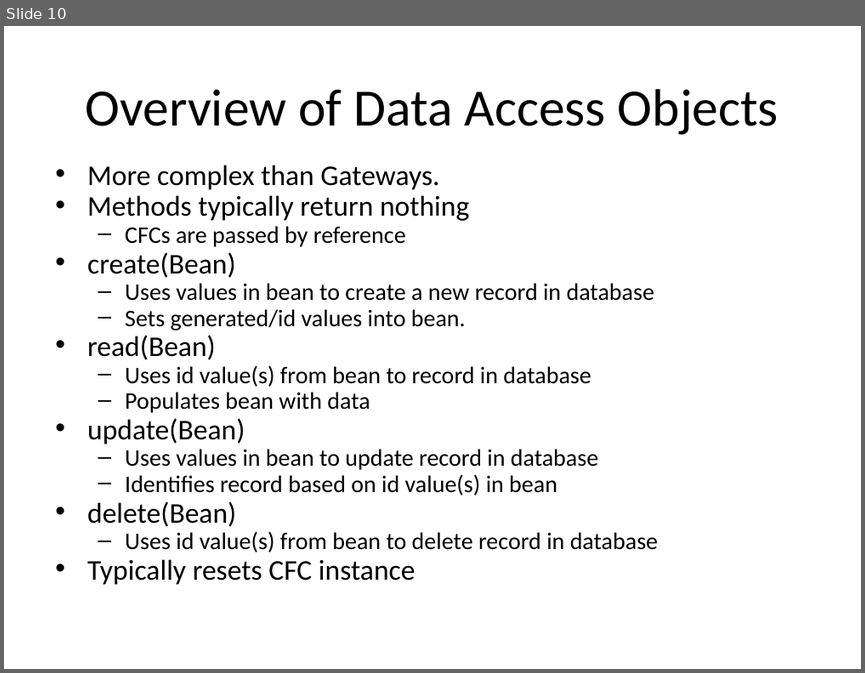
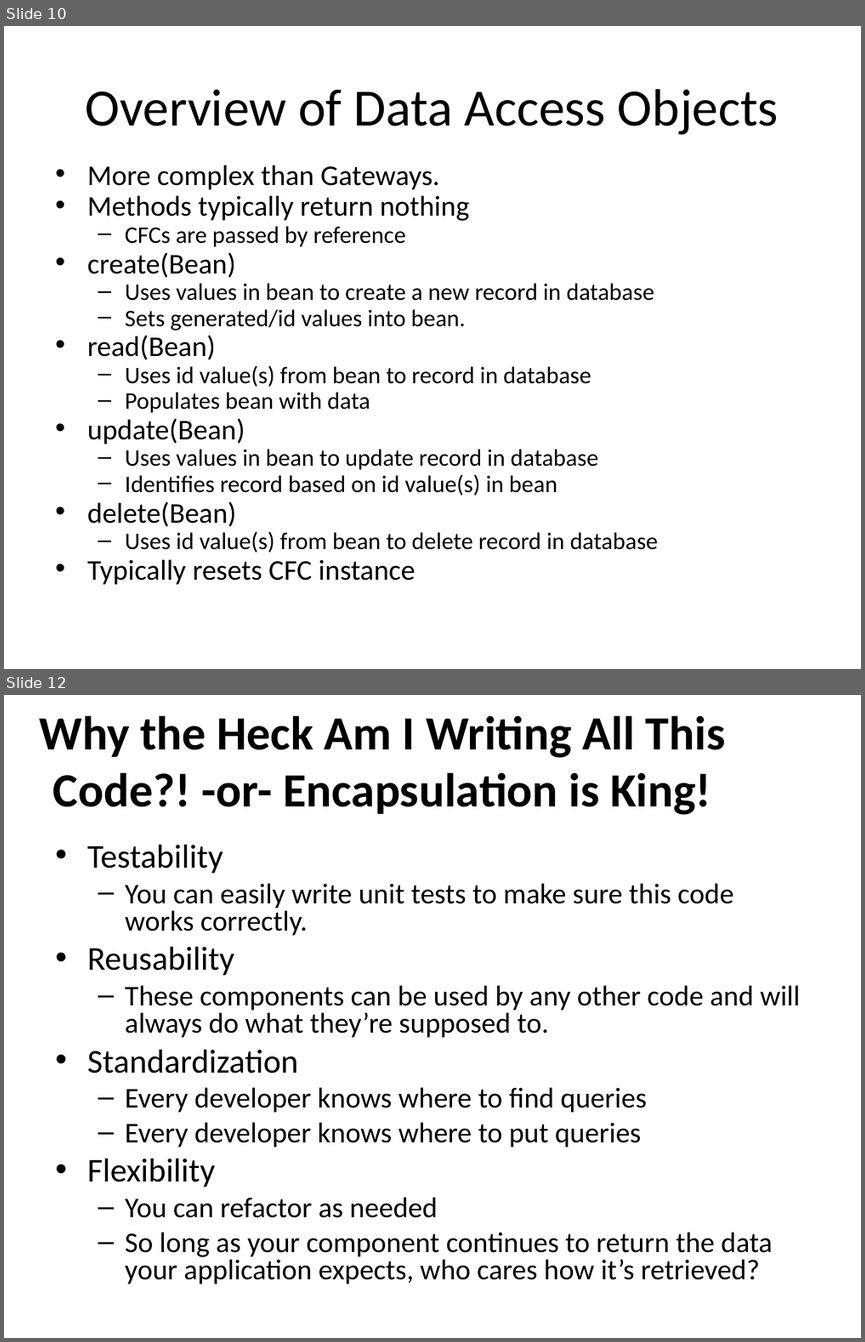
Before and after one commit to dhughes/OldPresentations, a slide deck: Trunk/Model-Glue 3 Day For Teratech/documents/Data Access Design Patterns.ppt. Shown one above the other, each under a label of ours: slide 10 before the commit, slides 10 and 12 after it; the slides between them are not shown. The pictures are 865x673 and 865x1342 pixels, drawn with LibreOffice and Linux fonts; fonts in the diff are those of the drawing; background and template pictures are left out. Boxes give left, top, right and bottom in pixels: in the first picture for what was removed or moved away, otherwise in the second. Text is boxed around its words. In the diff, an @@ line names an element or a change of style, - is before the commit and + after.

```diff
--- a/Trunk/Model-Glue 3 Day For Teratech/documents/Data Access Design Patterns.ppt
+++ b/Trunk/Model-Glue 3 Day For Teratech/documents/Data Access Design Patterns.ppt
@@ slide 12 added at [4, 695, 861, 1338], background picture (left out) @@
@@ title added at [39, 715, 726, 815], 40 pt, text #000000, bold @@
+Why the Heck Am I Writing All This Code?! -or- Encapsulation is King!
@@ text added at [87, 844, 800, 1284], 24 pt, text #000000 @@
+• Testability
+  – You can easily write unit tests to make sure this code works correctly.
+• Reusability
+  – These components can be used by any other code and will always do what they’re supposed to.
+• Standardization
+  – Every developer knows where to find queries
+  – Every developer knows where to put queries
+• Flexibility
+  – You can refactor as needed
+  – So long as your component continues to return the data your application expects, who cares how it’s retrieved?
```
Also in this commit, not shown: 1 slide changed, 2 other slides added, 3 other files.
